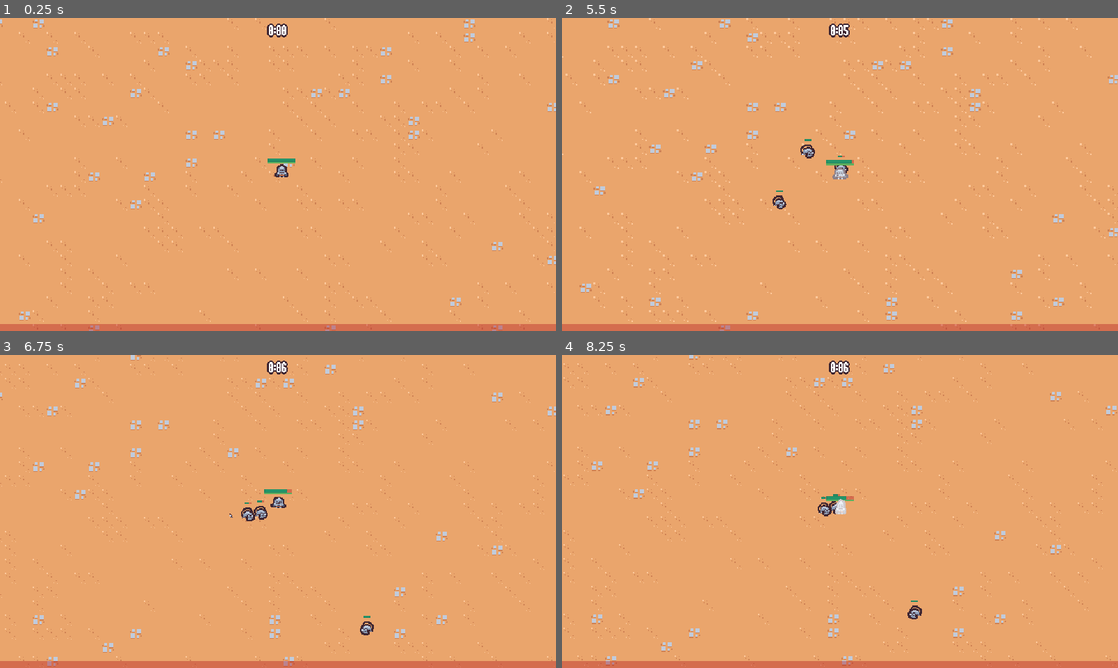
Above: before the commit, frames 1-4 (two rows, left to right).
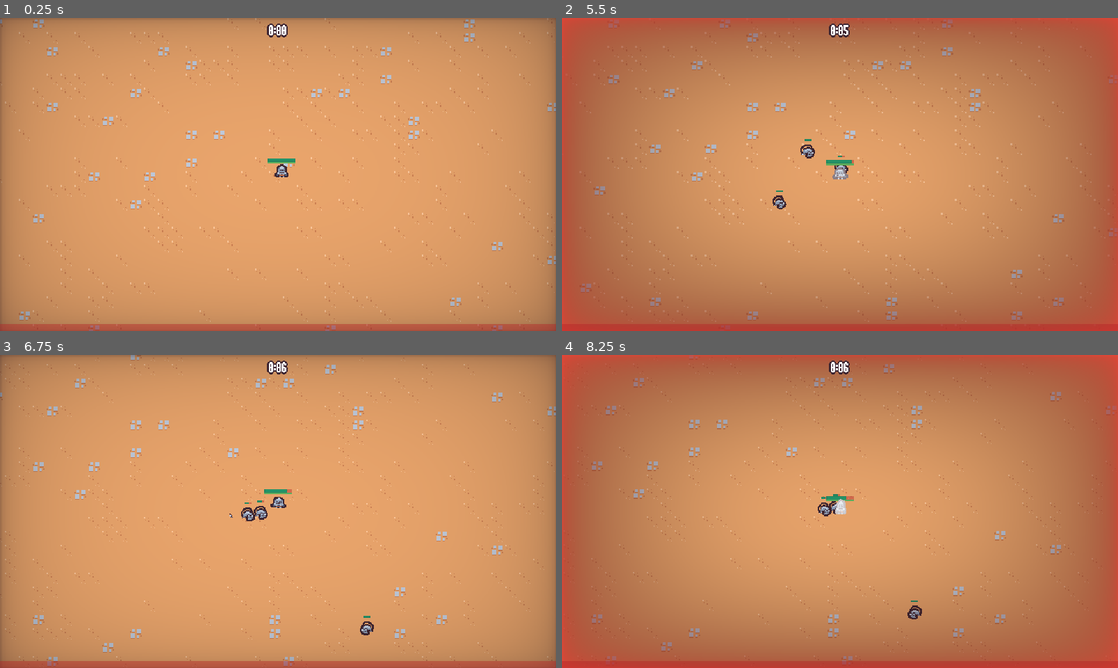
Above: after the commit, the same moments.

Repository: Brakistad/2DSurvivorsCourse
Game: Godot game, scene res://scenes/main/main.tscn
The game is run twice, just before and just after one commit, with the same random seed, the same clock (stepped at 60 frames per second) and the same inputs.
Inputs (mouse positions are in pixels of both pictures, inside the frame that each line leads up to):
- Up to frame 1 (0.25 s): no input
- Up to frame 2 (5.5 s): move the mouse to (962, 158) at 0.52 s; press the mouse at (962, 158) at 0.53 s; hold D (move_right) 0.53-1.28 s; move the mouse to (728, 190) at 1.27 s; release the mouse at (728, 190) at 1.28 s; hold S (move_down) 1.28-2.03 s; tap Shift (sprint) at 1.35, 2.85, 4.35 s; click (728, 190) at 1.42 s; move the mouse to (895, 105) at 2.02 s; press the mouse at (895, 105) at 2.03 s; hold D (move_right) 2.03-2.78 s; move the mouse to (812, 237) at 2.77 s; release the mouse at (812, 237) at 2.78 s; hold W (move_up) 2.78-3.53 s; click (812, 237) at 2.92 s; move the mouse to (1006, 221) at 3.52 s; press the mouse at (1006, 221) at 3.53 s; hold A (move_left) 3.53-5.03 s; move the mouse to (673, 127) at 4.27 s; release the mouse at (673, 127) at 4.28 s; click (673, 127) at 4.42 s; move the mouse to (867, 174) at 5.02 s; press the mouse at (867, 174) at 5.03 s; hold S (move_down) from 5.03 s (still down)
- Up to frame 3 (6.75 s): move the mouse to (194, 433) at 5.77 s; release S (move_down) at 5.78 s; release the mouse at (194, 433) at 5.78 s; hold D (move_right) 5.78-6.53 s; tap Shift (sprint) at 5.85 s; click (194, 433) at 5.92 s; move the mouse to (400, 495) at 6.52 s; press the mouse at (400, 495) at 6.53 s; hold W (move_up) from 6.53 s (still down)
- Up to frame 4 (8.25 s): move the mouse to (767, 511) at 7.27 s; release W (move_up) at 7.28 s; release the mouse at (767, 511) at 7.28 s; hold D (move_right) 7.28-8.03 s; tap Shift (sprint) at 7.35 s; click (767, 511) at 7.42 s; move the mouse to (912, 489) at 8.02 s; press the mouse at (912, 489) at 8.03 s; hold S (move_down) from 8.03 s (still down)

The runs differ from the first frame. In frame 1, 32% of the frame differs, in the area x 0-100%, y 0-100%; in frame 2, 78%; in frame 3, 32%; in frame 4, 78%.

Commit message:
Add player damage event and vignette UI

Diff:
--- a/scenes/autoload/game_events.gd
+++ b/scenes/autoload/game_events.gd
@@ -3,6 +3,7 @@
 
 signal experience_vial_collected(number: float)
 signal abiltiy_upgrade_added(upgrade: AbilityUpgrade, current_upgrades: Dictionary)
+signal player_damaged
 
 
 func emit_experience_vial_collected(number: float):
@@ -11,3 +12,7 @@
 
 func emit_abiltiy_upgrade_added(upgrade: AbilityUpgrade, current_upgrades: Dictionary):
 	abiltiy_upgrade_added.emit(upgrade, current_upgrades)
+
+
+func emit_player_damaged():
+	player_damaged.emit()
--- a/scenes/game_object/player/player.gd
+++ b/scenes/game_object/player/player.gd
@@ -59,6 +59,7 @@
 func check_deal_damage():
 	if number_colliding_bodies == 0 || !damage_interval_timer.is_stopped():
 		return
+	GameEvents.emit_player_damaged()
 	health_component.damage(1)
 	damage_interval_timer.start()
 
--- a/scenes/main/main.tscn
+++ b/scenes/main/main.tscn
@@ -7,6 +7,7 @@
 [ext_resource type="PackedScene" uid="uid://drpuoiy8wpvba" path="res://scenes/ui/end_screen.tscn" id="2_6w0bt"]
 [ext_resource type="PackedScene" uid="uid://bttgrj48egxrj" path="res://scenes/manager/arena_time_manager.tscn" id="2_ew11e"]
 [ext_resource type="PackedScene" uid="uid://di24p3h1iu8gf" path="res://scenes/ui/experience_bar.tscn" id="2_v6nk1"]
+[ext_resource type="PackedScene" uid="uid://bfq7jahyebl23" path="res://scenes/ui/vignette.tscn" id="3_7828y"]
 [ext_resource type="PackedScene" uid="uid://b8rnsb8ku4wty" path="res://scenes/game_object/game_camera/game_camera.tscn" id="3_hdy12"]
 [ext_resource type="PackedScene" uid="uid://d4gn1utt8smdy" path="res://scenes/manager/experience_manager.tscn" id="4_aanvk"]
 [ext_resource type="PackedScene" uid="uid://db78nv100eg1g" path="res://scenes/ui/arena_time_ui.tscn" id="5_hy0yr"]
@@ -15,6 +16,8 @@
 [node name="Main" type="Node"]
 script = ExtResource("1_uy7if")
 end_screen_scene = ExtResource("2_6w0bt")
+
+[node name="Vignette" parent="." instance=ExtResource("3_7828y")]
 
 [node name="ArenaTimeUI" parent="." node_paths=PackedStringArray("arena_time_manager") instance=ExtResource("5_hy0yr")]
 arena_time_manager = NodePath("../ArenaTimeManager")
--- /dev/null
+++ b/scenes/ui/vignette.gd
@@ -0,0 +1,9 @@
+extends CanvasLayer
+
+
+func _ready():
+	GameEvents.player_damaged.connect(on_player_damaged)
+
+
+func on_player_damaged():
+	$AnimationPlayer.play("hit")
--- /dev/null
+++ b/scenes/ui/vignette.gdshader
@@ -0,0 +1,20 @@
+shader_type canvas_item;
+
+uniform float vignette_intensity = 0.4;
+uniform float vignette_opacity : hint_range(0.0, 1.0) = 0.5;
+uniform vec4 vignette_rgb : source_color = vec4(0.0, 0.0, 0.0, 1.0);
+
+float vignette(vec2 uv){
+	uv *= 1.0 - uv.xy;
+	float vignette = uv.x * uv.y * 15.0;
+	return pow(vignette, vignette_intensity * vignette_opacity);
+}
+
+void fragment(){
+	vec4 text = texture(TEXTURE, UV);
+
+	text.rgba *= (vignette_rgb.rgba);
+	text.rgba *= (1.0 - vignette(UV));
+
+	COLOR = vec4(text.rgb, text.a);
+}
--- /dev/null
+++ b/scenes/ui/vignette.tscn
@@ -0,0 +1,113 @@
+[gd_scene load_steps=7 format=3 uid="uid://bfq7jahyebl23"]
+
+[ext_resource type="Script" path="res://scenes/ui/vignette.gd" id="1_r67sb"]
+[ext_resource type="Shader" path="res://scenes/ui/vignette.gdshader" id="1_rkdb2"]
+
+[sub_resource type="Animation" id="Animation_q3rtg"]
+resource_name = "hit"
+length = 0.4
+step = 0.05
+tracks/0/type = "value"
+tracks/0/imported = false
+tracks/0/enabled = true
+tracks/0/path = NodePath("ColorRect:material:shader_parameter/vignette_intensity")
+tracks/0/interp = 1
+tracks/0/loop_wrap = true
+tracks/0/keys = {
+"times": PackedFloat32Array(0, 0.4),
+"transitions": PackedFloat32Array(2.14355, 1),
+"update": 0,
+"values": [3.0, 0.68]
+}
+tracks/1/type = "value"
+tracks/1/imported = false
+tracks/1/enabled = true
+tracks/1/path = NodePath("ColorRect:material:shader_parameter/vignette_opacity")
+tracks/1/interp = 1
+tracks/1/loop_wrap = true
+tracks/1/keys = {
+"times": PackedFloat32Array(0),
+"transitions": PackedFloat32Array(1),
+"update": 0,
+"values": [0.115]
+}
+tracks/2/type = "value"
+tracks/2/imported = false
+tracks/2/enabled = true
+tracks/2/path = NodePath("ColorRect:material:shader_parameter/vignette_rgb")
+tracks/2/interp = 1
+tracks/2/loop_wrap = true
+tracks/2/keys = {
+"times": PackedFloat32Array(0, 0.4),
+"transitions": PackedFloat32Array(2.63902, 1),
+"update": 0,
+"values": [Color(0.909804, 0.270588, 0.215686, 1), Color(0.247059, 0.14902, 0.192157, 1)]
+}
+
+[sub_resource type="Animation" id="Animation_emu0w"]
+length = 0.001
+tracks/0/type = "value"
+tracks/0/imported = false
+tracks/0/enabled = true
+tracks/0/path = NodePath("ColorRect:material:shader_parameter/vignette_intensity")
+tracks/0/interp = 1
+tracks/0/loop_wrap = true
+tracks/0/keys = {
+"times": PackedFloat32Array(0),
+"transitions": PackedFloat32Array(1),
+"update": 0,
+"values": [0.68]
+}
+tracks/1/type = "value"
+tracks/1/imported = false
+tracks/1/enabled = true
+tracks/1/path = NodePath("ColorRect:material:shader_parameter/vignette_opacity")
+tracks/1/interp = 1
+tracks/1/loop_wrap = true
+tracks/1/keys = {
+"times": PackedFloat32Array(0),
+"transitions": PackedFloat32Array(1),
+"update": 0,
+"values": [0.115]
+}
+tracks/2/type = "value"
+tracks/2/imported = false
+tracks/2/enabled = true
+tracks/2/path = NodePath("ColorRect:material:shader_parameter/vignette_rgb")
+tracks/2/interp = 1
+tracks/2/loop_wrap = true
+tracks/2/keys = {
+"times": PackedFloat32Array(0),
+"transitions": PackedFloat32Array(1),
+"update": 0,
+"values": [Color(0.247059, 0.14902, 0.192157, 1)]
+}
+
+[sub_resource type="AnimationLibrary" id="AnimationLibrary_a56nn"]
+_data = {
+"RESET": SubResource("Animation_emu0w"),
+"hit": SubResource("Animation_q3rtg")
+}
+
+[sub_resource type="ShaderMaterial" id="ShaderMaterial_m8pv2"]
+shader = ExtResource("1_rkdb2")
+shader_parameter/vignette_intensity = 0.68
+shader_parameter/vignette_opacity = 0.115
+shader_parameter/vignette_rgb = Color(0.247059, 0.14902, 0.192157, 1)
+
+[node name="Vignette" type="CanvasLayer"]
+script = ExtResource("1_r67sb")
+
+[node name="AnimationPlayer" type="AnimationPlayer" parent="."]
+libraries = {
+"": SubResource("AnimationLibrary_a56nn")
+}
+
+[node name="ColorRect" type="ColorRect" parent="."]
+material = SubResource("ShaderMaterial_m8pv2")
+anchors_preset = 15
+anchor_right = 1.0
+anchor_bottom = 1.0
+grow_horizontal = 2
+grow_vertical = 2
+mouse_filter = 2
Not shown: 1 places in scenes/main/main.tscn that only renumber resources
